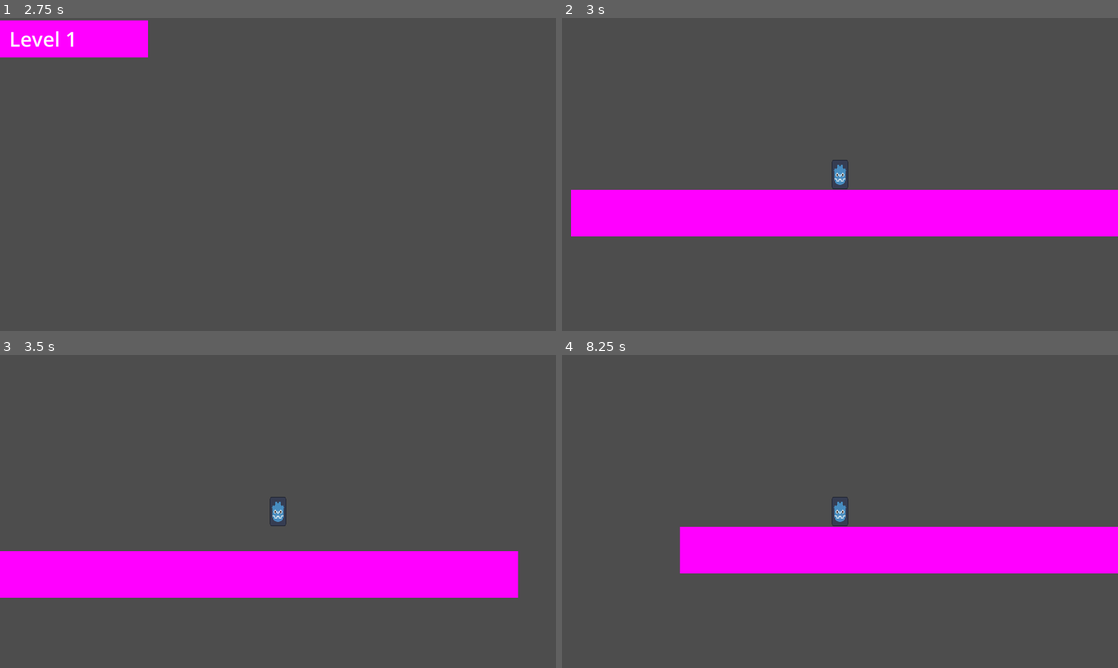
Above: before the commit, frames 1-4 (two rows, left to right).
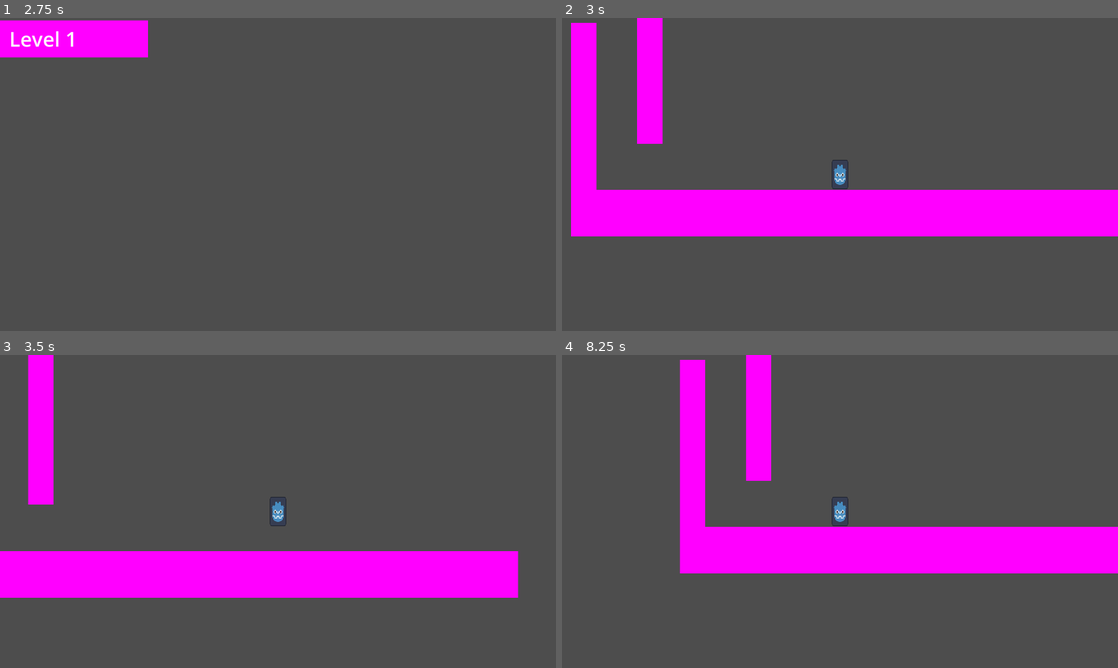
Above: after the commit, the same moments.

Repository: VoidedCrystal/GloopifyGame
Game: Godot game, scene res://UI/Main_Menu.tscn
The game is run twice, just before and just after one commit, with the same random seed, the same clock (stepped at 60 frames per second) and the same inputs.
Inputs:
- Up to frame 1 (2.75 s): click "Cupcakes" at 0.5 s; click "Main Menu" at 1.25 s; click "Play" at 2 s
- Up to frame 2 (3 s): tap Enter (ui_accept) at 2.75 s; hold Right (move-right) from 2.78 s (still down); tap Space (jump) at 2.85 s
- Up to frame 3 (3.5 s): keep holding Right (move-right); tap Space (jump) at 3.02, 3.32 s
- Up to frame 4 (8.25 s): tap Shift (dash) every 1.5 s from 3.6 to 8.1 s; tap Space (jump) at 3.77, 3.8, 4.07, 4.35, 5.27, 5.3, 5.57, 5.85, 6.02, 6.32, 6.77, 6.8, 7.07, 7.35 s; release Right (move-right) at 4.28 s; hold Left (move-left) 4.28-5.03 s; hold Right (move-right) 5.03-6.53 s; hold Left (move-left) 6.53-7.28 s; tap Enter (ui_accept) at 7.25 s; hold Right (move-right) 7.28-8.03 s; tap R (reset) at 8 s; hold Left (move-left) from 8.03 s (still down)

Frame 1 is identical in both runs. In frame 2, 4.3% of the frame differs, in the area x 1-19%, y 0-55%; in frame 3, 2.2%; in frame 4, 4.3%.
Error in both runs: Attempt to call function 'get_line' in base 'null instance' on a null instance. (res://Scripts/LevelEventHandler.gd:9)

Commit message:
added wall sliding and wall jumping

Diff:
--- a/Gloopify!/Collection/collection.tscn
+++ b/Gloopify!/Collection/collection.tscn
@@ -148,6 +148,7 @@
 texture = SubResource("PlaceholderTexture2D_ssqtn")
 
 [node name="Main Menu" type="Button" parent="."]
+layout_mode = 0
 offset_left = 1664.0
 offset_top = 24.0
 offset_right = 1896.0
--- a/Gloopify!/Entities/player.gd
+++ b/Gloopify!/Entities/player.gd
@@ -25,11 +25,16 @@
 		velocity.y = 0
 
 	if not is_on_floor():
-		velocity += get_gravity() * delta
+		if is_on_wall():
+			velocity += get_gravity() * delta * 0.4
+		else:
+			velocity += get_gravity() * delta
 
 	# Handle jump.
 	if Input.is_action_just_pressed("jump") and is_on_floor():
 		velocity.y = JUMP_VELOCITY
+
+
 
 	# Get the input direction and handle the movement/deceleration.
 	var direction := Input.get_axis("move-left", "move-right")
@@ -42,6 +47,13 @@
 			velocity.x = move_toward(velocity.x, 0, speed)
 			current_direction = 0
 			speed = BASE_SPEED
+
+	if Input.is_action_just_pressed("jump") and not is_on_floor() and is_on_wall():
+		var jumpdir = get_wall_normal()
+		print(jumpdir)
+		velocity.x = jumpdir.x * speed * 7
+		print(velocity.x)
+		velocity.y = JUMP_VELOCITY
 
 	if Input.is_action_pressed("move-left"):
 		current_direction = -1
--- a/Gloopify!/Levels/TestLevel.tscn
+++ b/Gloopify!/Levels/TestLevel.tscn
@@ -6,6 +6,9 @@
 size = Vector2(1920, 154)
 
 [sub_resource type="PlaceholderTexture2D" id="PlaceholderTexture2D_ld3uv"]
+
+[sub_resource type="RectangleShape2D" id="RectangleShape2D_c1xnc"]
+size = Vector2(88, 576)
 
 [node name="TestLevel" type="Node2D"]
 
@@ -20,5 +23,29 @@
 scale = Vector2(1920.12, 160.25)
 texture = SubResource("PlaceholderTexture2D_ld3uv")
 
+[node name="StaticBody2D2" type="StaticBody2D" parent="."]
+position = Vector2(88, 640)
+
+[node name="Sprite2D2" type="Sprite2D" parent="StaticBody2D2"]
+position = Vector2(-44.0001, -8.0625)
+scale = Vector2(88, 576.125)
+texture = SubResource("PlaceholderTexture2D_ld3uv")
+
+[node name="CollisionShape2D" type="CollisionShape2D" parent="StaticBody2D2"]
+position = Vector2(-44, -8)
+shape = SubResource("RectangleShape2D_c1xnc")
+
+[node name="StaticBody2D3" type="StaticBody2D" parent="."]
+position = Vector2(88, 640)
+
+[node name="Sprite2D2" type="Sprite2D" parent="StaticBody2D3"]
+position = Vector2(184, -168)
+scale = Vector2(88, 576.125)
+texture = SubResource("PlaceholderTexture2D_ld3uv")
+
+[node name="CollisionShape2D" type="CollisionShape2D" parent="StaticBody2D3"]
+position = Vector2(184, -168)
+shape = SubResource("RectangleShape2D_c1xnc")
+
 [node name="Player" parent="." instance=ExtResource("1_ykd6l")]
 position = Vector2(872, 864)
--- a/Gloopify!/UI/levelSet.gd
+++ b/Gloopify!/UI/levelSet.gd
@@ -13,6 +13,6 @@
 
 
 # Called every frame. 'delta' is the elapsed time since the previous frame.
-func _process(delta: float) -> void:
+func _process(_delta: float) -> void:
 	if Engine.is_editor_hint():
 		$Label.text = "Level " + str(level_name)
Not shown: 1 places in Gloopify!/Levels/TestLevel.tscn that only renumber resources
